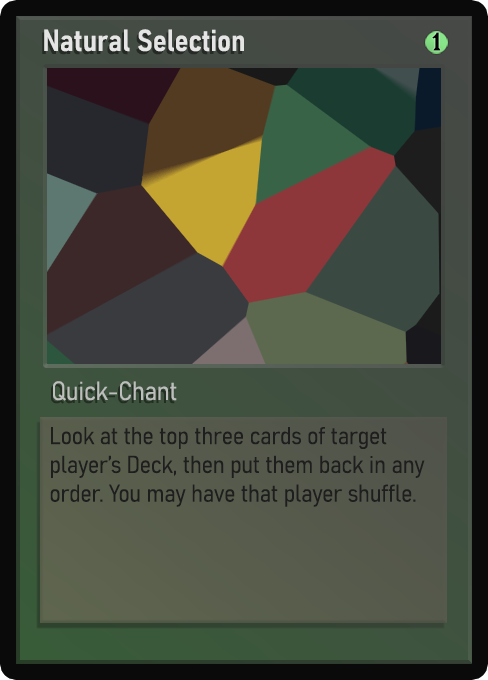
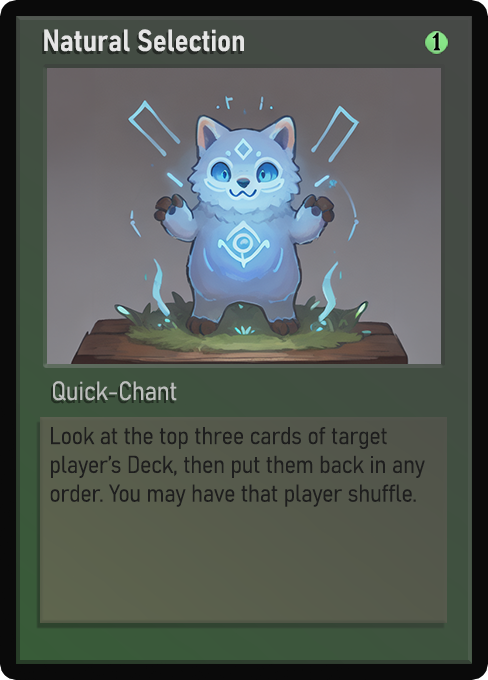
Two versions of the same layered image (488 x 680). Layer-by-layer changes:
painted on "Name" over [69,29,229,52]
painted on "Class" over [55,383,156,401]
painted on "Desc_norm" over [50,427,425,507]
painted on "Artwork" over [47,68,441,364]
